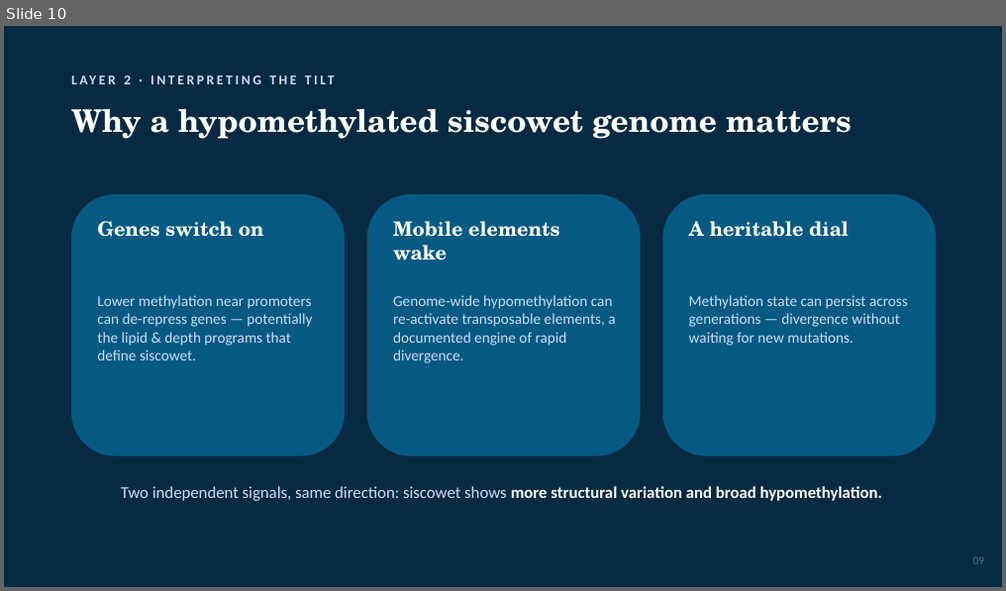
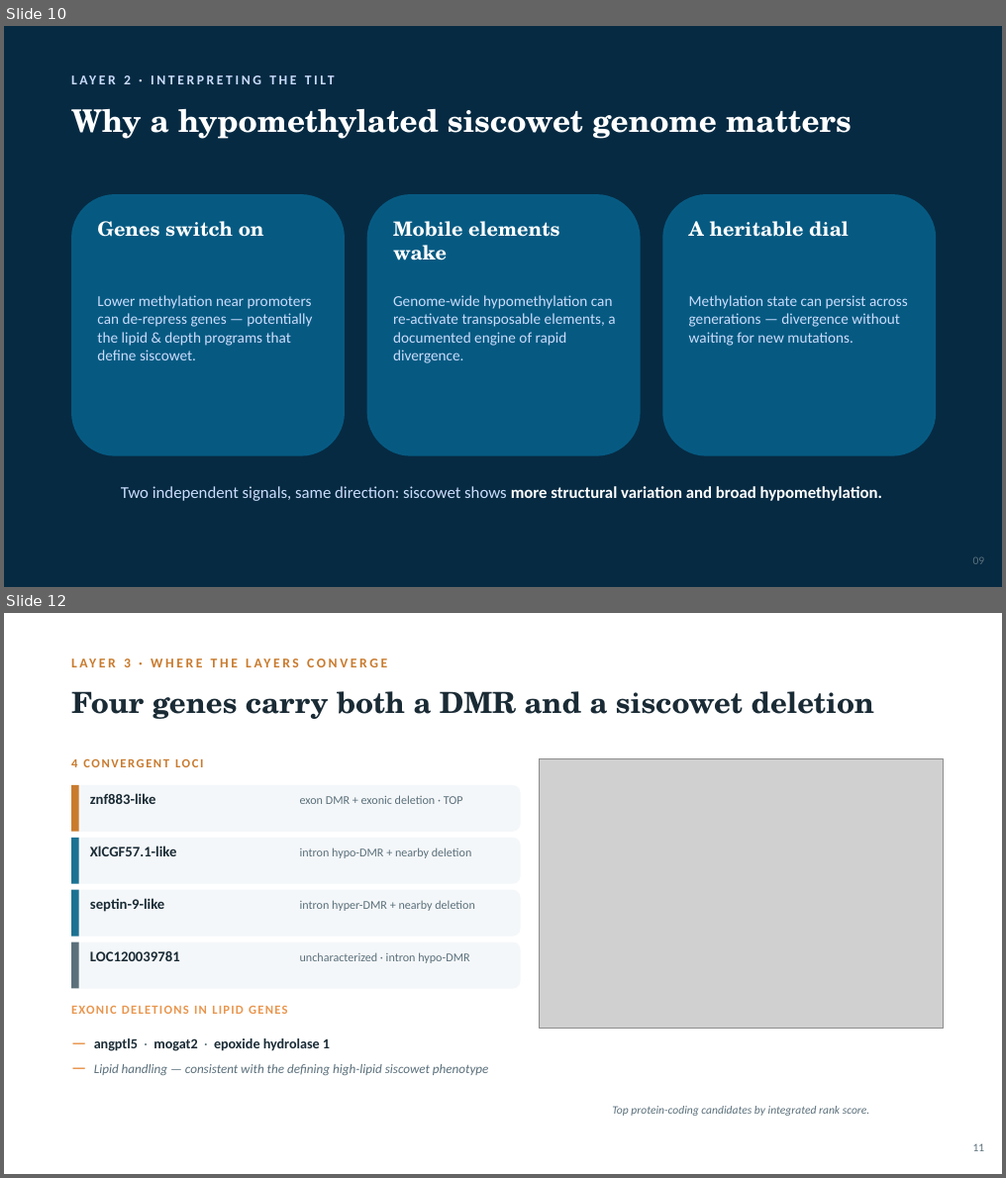
Before and after one commit to RobertsLab/project-lake-trout, a slide deck: output/deck/lake-trout-ecotypes-PAV-methylation.pptx. Shown one above the other, each under a label of ours: slide 10 before the commit, slides 10 and 12 after it; the slides between them are not shown. The pictures are 1006x591 and 1006x1178 pixels, drawn with LibreOffice and Linux fonts; fonts in the diff are those of the drawing; grey boxes stand for pictures. Boxes give left, top, right and bottom in pixels: in the first picture for what was removed or moved away, otherwise in the second. Text is boxed around its words. In the diff, an @@ line names an element or a change of style, - is before the commit and + after.

```diff
--- a/output/deck/lake-trout-ecotypes-PAV-methylation.pptx
+++ b/output/deck/lake-trout-ecotypes-PAV-methylation.pptx
@@ slide 12 added at (4, 613, 1002, 1174), background #FFFFFF @@
@@ text added at (124, 659, 131, 667), 13 pt, text #C97B2E, bold @@
+LAYER 3 · WHERE THE LAYERS CONVERGE
@@ text added at (71, 691, 875, 719), 28 pt, text #1A2B35, bold @@
+Four genes carry both a DMR and a siscowet deletion
@@ text added at (71, 759, 203, 767), 12 pt, text #C97B2E, bold @@
+4 CONVERGENT LOCI
@@ picture added at (540, 759, 944, 1029) @@
@@ rounded rectangle added at (71, 785, 521, 832), fill #F4F7F9 @@
@@ rectangle added at (71, 785, 79, 832), fill #C97B2E @@
@@ text added at (90, 793, 156, 804), 14 pt, text #1A2B35, bold @@
+znf883-like
@@ text added at (300, 795, 463, 804), 11.5 pt, text #5B707B @@
+exon DMR + exonic deletion · TOP
@@ rounded rectangle added at (71, 838, 521, 884), fill #F4F7F9 @@
@@ rectangle added at (71, 838, 79, 884), fill #1C7293 @@
@@ text added at (90, 846, 177, 857), 14 pt, text #1A2B35, bold @@
+XlCGF57.1-like
@@ text added at (300, 848, 472, 859), 11.5 pt, text #5B707B @@
+intron hypo-DMR + nearby deletion
@@ rounded rectangle added at (71, 890, 521, 937), fill #F4F7F9 @@
@@ rectangle added at (71, 890, 79, 937), fill #1C7293 @@
@@ text added at (90, 898, 164, 912), 14 pt, text #1A2B35, bold @@
+septin-9-like
@@ text added at (300, 900, 475, 911), 11.5 pt, text #5B707B @@
+intron hyper-DMR + nearby deletion
@@ rounded rectangle added at (71, 943, 521, 989), fill #F4F7F9 @@
@@ rectangle added at (71, 943, 79, 989), fill #5B707B @@
@@ text added at (90, 952, 180, 961), 14 pt, text #1A2B35, bold @@
+LOC120039781
@@ text added at (300, 953, 469, 963), 11.5 pt, text #5B707B @@
+uncharacterized · intron hypo-DMR
@@ text added at (71, 1005, 287, 1014), 12 pt, text #E9964E, bold @@
+EXONIC DELETIONS IN LIPID GENES
@@ text added at (94, 1039, 488, 1075), 12.5 pt, text #5B707B, italic @@
+— angptl5 · mogat2 · epoxide hydrolase 1
+— Lipid handling — consistent with the defining high-lipid siscowet phenotype
@@ text added at (612, 1106, 870, 1116), 11 pt, text #5B707B, italic @@
+Top protein-coding candidates by integrated rank score.
@@ text added at (973, 1144, 985, 1152), 11 pt, text #5B707B @@
+11
```
Also in this commit, not shown: 10 slides changed, 3 other slides added, 1 slide removed, 1 other file.
